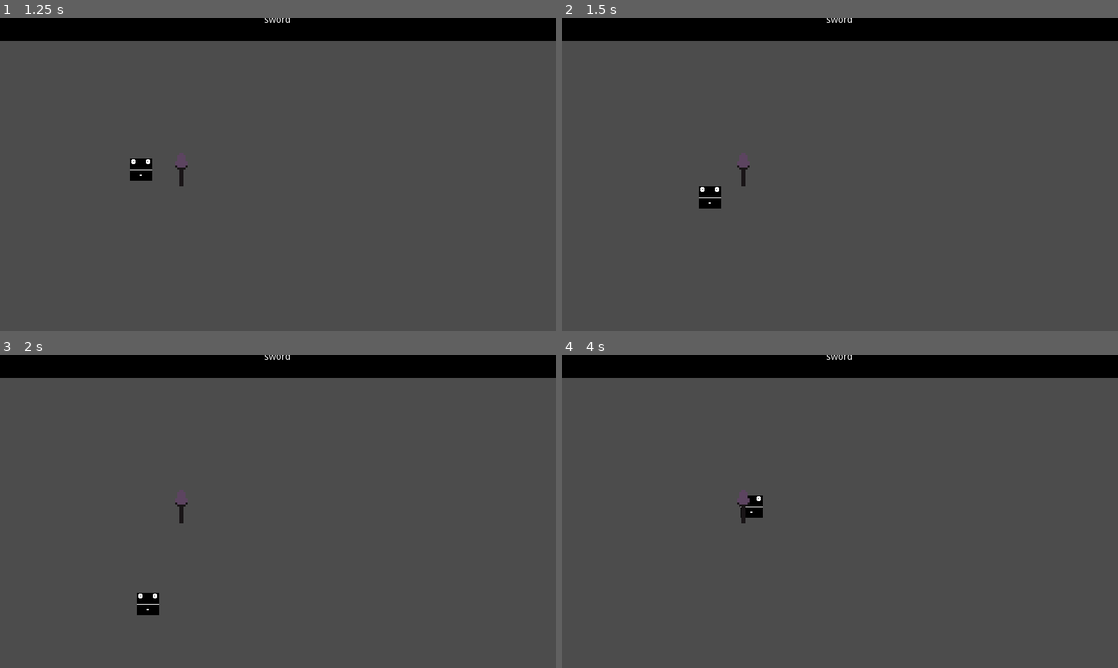
Above: before the commit, frames 1-4 (two rows, left to right).
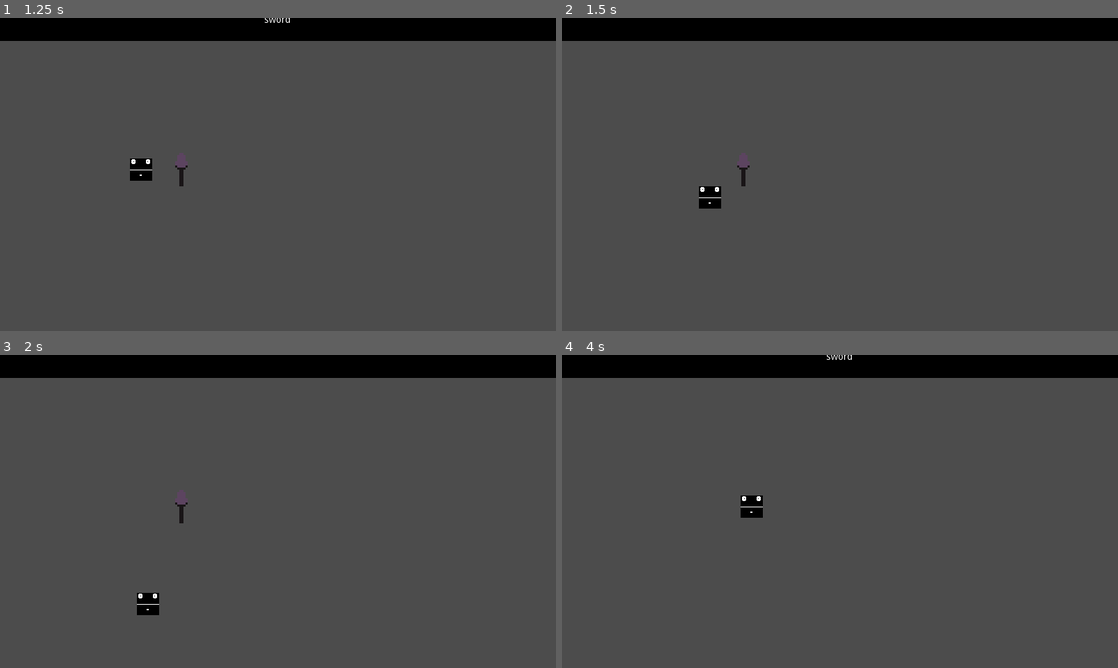
Above: after the commit, the same moments.

Repository: Academia-Team/Academia-Fall-of-the-Citadel
Game: Godot game, scene res://scene/gamescr.tscn
The game is run twice, just before and just after one commit, with the same random seed, the same clock (stepped at 60 frames per second) and the same inputs.
Inputs:
- Up to frame 1 (1.25 s): tap Enter at 0.5 s; hold Right (move_right) from 0.53 s (still down); tap Space (action, bound only after the commit) at 0.6 s
- Up to frame 2 (1.5 s): release Right (move_right) at 1.28 s; hold Down (move_down) from 1.28 s (still down); tap Space (action, bound only after the commit) at 1.35 s
- Up to frame 3 (2 s): keep holding Down (move_down)
- Up to frame 4 (4 s): release Down (move_down) at 2.03 s; hold Right (move_right) 2.03-2.78 s; tap Space (action, bound only after the commit) at 2.1, 2.85, 3.6 s; hold Up (move_up) 2.78-3.53 s; hold Left (move_left) from 3.53 s (still down)

Frame 1 is identical in both runs. In frame 2, less than 0.1% of the frame differs, in the area x 47-53%, y 0-2%; in frame 3, less than 0.1%; in frame 4, 0.1%, in the area x 31-34%, y 44-54%.

Commit message:
Improve picking up weapon and add dropping weapon

Diff:
--- a/project.godot
+++ b/project.godot
@@ -7,6 +7,22 @@
 ;   param=value ; assign values to parameters
 
 config_version=4
+
+_global_script_classes=[ {
+"base": "Area2D",
+"class": "player",
+"language": "GDScript",
+"path": "res://scene/player.gd"
+}, {
+"base": "Area2D",
+"class": "weapon",
+"language": "GDScript",
+"path": "res://scene/sword.gd"
+} ]
+_global_script_class_icons={
+"player": "",
+"weapon": ""
+}
 
 [application]
 
@@ -45,6 +61,11 @@
 "events": [ Object(InputEventKey,"resource_local_to_scene":false,"resource_name":"","device":0,"alt":false,"shift":false,"control":false,"meta":false,"command":false,"pressed":false,"scancode":16777234,"physical_scancode":0,"unicode":0,"echo":false,"script":null)
  ]
 }
+action={
+"deadzone": 0.5,
+"events": [ Object(InputEventKey,"resource_local_to_scene":false,"resource_name":"","device":0,"alt":false,"shift":false,"control":false,"meta":false,"command":false,"pressed":false,"scancode":32,"physical_scancode":0,"unicode":0,"echo":false,"script":null)
+ ]
+}
 
 [physics]
 
--- a/scene/gamescr.tscn
+++ b/scene/gamescr.tscn
@@ -20,3 +20,4 @@
 position = Vector2( 276, 200 )
 
 [connection signal="pick_up_weapon" from="player" to="infobar" method="_on_player_pick_up_weapon"]
+[connection signal="used_weapon" from="player" to="infobar" method="_on_player_used_weapon"]
--- a/scene/infobar.gd
+++ b/scene/infobar.gd
@@ -18,3 +18,7 @@
 
 func _on_player_pick_up_weapon(weapon_name):
 	$weapon_info.add_text(weapon_name)
+
+
+func _on_player_used_weapon(_weapon_name):
+	$weapon_info.clear()
--- a/scene/player.gd
+++ b/scene/player.gd
@@ -1,11 +1,16 @@
 extends Area2D
+class_name player
 
 var direction
 var held_weapon
 
 signal pick_up_weapon(weapon_name)
+signal used_weapon(weapon_name)
 
 const SPEED = 200
+
+func get_class():
+	return "player"
 
 func has_weapon():
 	return (held_weapon != null)
@@ -20,6 +25,10 @@
 		direction.y = -1
 	if Input.is_action_pressed("move_down"):
 		direction.y = 1
+	if Input.is_action_just_pressed("action"):
+		if has_weapon():
+			emit_signal("used_weapon", held_weapon)
+			held_weapon = null
 
 	position += direction * SPEED * delta
 
@@ -40,8 +49,8 @@
 
 
 func _on_player_area_entered(area):
-	var collidedWith = area.name
-	if collidedWith == 'sword':
-		if held_weapon == null:
-			held_weapon = collidedWith
+	var collisionCategory = area.get_class()
+	if collisionCategory == 'weapon':
+		if area.has_meta("type") and held_weapon == null:
+			held_weapon = area.get_meta("type")
 			emit_signal("pick_up_weapon", held_weapon)
--- a/scene/sword.gd
+++ b/scene/sword.gd
@@ -1,14 +1,17 @@
 extends Area2D
-
+class_name weapon
 
 # Declare member variables here. Examples:
 # var a = 2
 # var b = "text"
 
+func get_class():
+	return "weapon"
+
 
 # Called when the node enters the scene tree for the first time.
 func _ready():
-	pass # Replace with function body.
+	set_meta("type", "sword")
 
 
 # Called every frame. 'delta' is the elapsed time since the previous frame.
@@ -17,7 +20,7 @@
 
 
 func _on_sword_area_entered(body):
-	if body.has_method("has_weapon"):
+	if body.get_class() == "player":
 		if not body.has_weapon():
 			.hide()
 			call_deferred("free")
